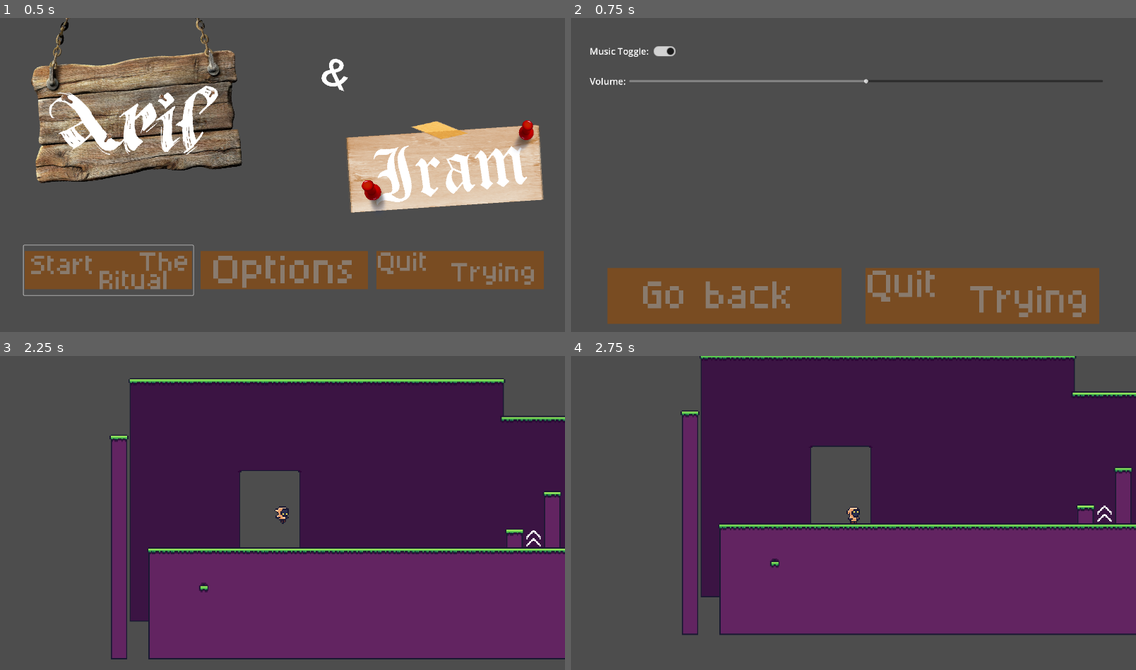
Above: before the commit, frames 1-4 (two rows, left to right).
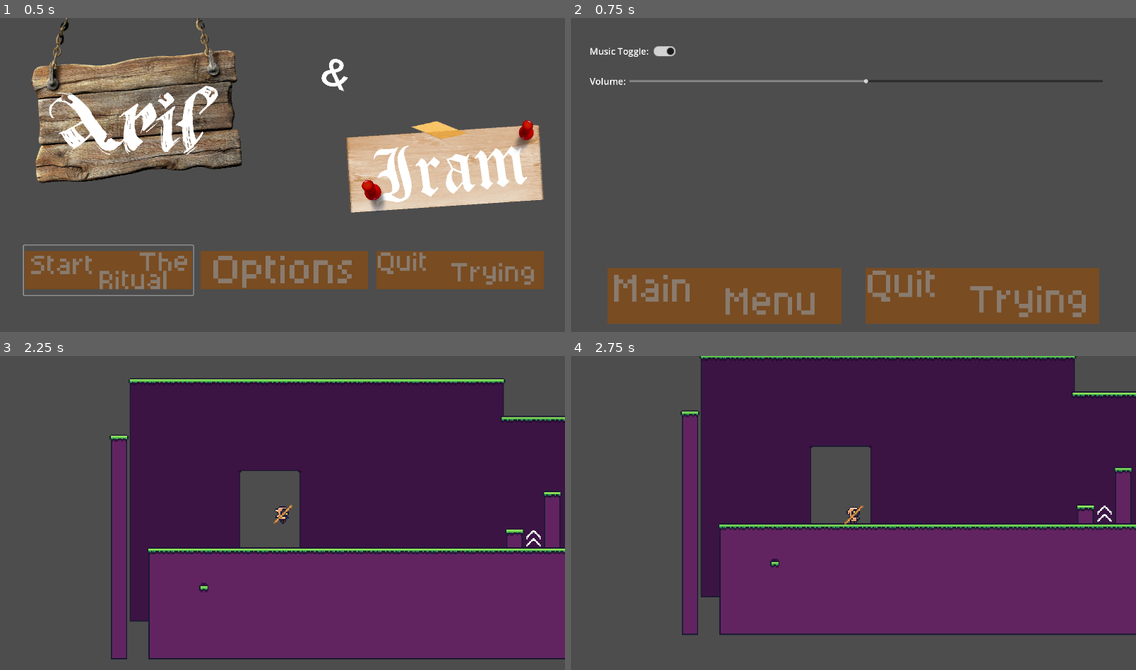
Above: after the commit, the same moments.

Repository: roquesystemexe/aril-and-iram
Game: Godot game, scene res://Scenes/Menus/main_menu.tscn
Two runs of this game, one before a commit and one after it. Both use one fixed random seed, a clock stepped at 60 frames per second and the inputs below.
Inputs (mouse positions are in pixels of both pictures, inside the frame that each line leads up to):
- Up to frame 1 (0.5 s): no input
- Up to frame 2 (0.75 s): click (853, 269) at 0.5 s
- Up to frame 3 (2.25 s): click (152, 635) at 1.25 s; click (107, 607) at 2 s
- Up to frame 4 (2.75 s): no input

Frame 1 is identical in both runs. In frame 2, 1.5% of the frame differs, in the area x 7-44%, y 81-95%; in frame 3, less than 0.1%; in frame 4, less than 0.1%.

Commit message:
Fixed Options Menu bugs

Diff:
--- a/Scenes/Enemies/enemy_general.tscn
+++ b/Scenes/Enemies/enemy_general.tscn
@@ -7,7 +7,10 @@
 radius = 5.0
 height = 16.0
 
-[node name="EnemyGeneral" type="CharacterBody2D" unique_id=554985607]
+[sub_resource type="RectangleShape2D" id="RectangleShape2D_frmmx"]
+size = Vector2(10, 14)
+
+[node name="EnemyGeneral" type="CharacterBody2D" unique_id=554985607 groups=["enemies"]]
 script = ExtResource("1_73c5o")
 
 [node name="CollisionShape2D" type="CollisionShape2D" parent="." unique_id=523410548]
@@ -18,3 +21,8 @@
 offset = Vector2(2, 0)
 region_enabled = true
 region_rect = Rect2(0, 0, 16, 16)
+
+[node name="Hitbox" type="Area2D" parent="." unique_id=1833491017]
+
+[node name="CollisionShape2D" type="CollisionShape2D" parent="Hitbox" unique_id=1580748041]
+shape = SubResource("RectangleShape2D_frmmx")
--- a/Scenes/Levels/TestLevel.tscn
+++ b/Scenes/Levels/TestLevel.tscn
@@ -269,7 +269,7 @@
 physics_layer_0/collision_layer = 1
 sources/3 = SubResource("TileSetAtlasSource_7tsvb")
 
-[node name="TestLevel" type="Node2D" unique_id=893113129]
+[node name="TestLevel" type="Node2D" unique_id=893113129 groups=["Level"]]
 script = ExtResource("1_7e5cw")
 
 [node name="VisLayer0" type="Control" parent="." unique_id=1752024466]
@@ -304,12 +304,12 @@
 texture_filter = 1
 position = Vector2(27, 242)
 
-[node name="player" parent="VisLayer1" unique_id=705346385 instance=ExtResource("3_o0omn")]
-position = Vector2(-653, 157)
-
 [node name="Amogus2" parent="VisLayer1" unique_id=1074480416 instance=ExtResource("8_1mv4x")]
 texture_filter = 1
 position = Vector2(1259, -142)
+
+[node name="player" parent="VisLayer1" unique_id=705346385 instance=ExtResource("3_o0omn")]
+position = Vector2(-653, 157)
 
 [node name="VisLayer2" type="Control" parent="." unique_id=395179506]
 layout_mode = 3
@@ -431,8 +431,6 @@
 visible = false
 offset_right = 0.0
 offset_bottom = 0.0
-grow_horizontal = 2
-grow_vertical = 2
 
 [node name="DebugMonitor" parent="." unique_id=1065116645 instance=ExtResource("13_buhu8")]
 scale = Vector2(4, 4)
--- a/Scenes/Menus/Options.tscn
+++ b/Scenes/Menus/Options.tscn
@@ -3,6 +3,7 @@
 [ext_resource type="Script" uid="uid://c7c4b74uxc8s5" path="res://Scripts/Handlers/options.gd" id="1_m4ch3"]
 [ext_resource type="Texture2D" uid="uid://bho3r5025r4vw" path="res://Sprites/MainMenuButton.png" id="2_0yfcm"]
 [ext_resource type="Texture2D" uid="uid://ckjfj0v7ff2gi" path="res://Sprites/QuitButton.png" id="2_kdaex"]
+[ext_resource type="Texture2D" uid="uid://dy4tevbj857ug" path="res://Sprites/GoBackButton.png" id="3_3mkek"]
 
 [node name="Options" type="Control" unique_id=639871782]
 process_mode = 3
@@ -82,6 +83,15 @@
 icon_alignment = 1
 expand_icon = true
 
+[node name="GoBackButton" type="Button" parent="HBoxContainer" unique_id=198822945]
+visible = false
+layout_mode = 2
+size_flags_horizontal = 3
+icon = ExtResource("3_3mkek")
+flat = true
+icon_alignment = 1
+expand_icon = true
+
 [node name="ExitButton" type="Button" parent="HBoxContainer" unique_id=1511111426]
 layout_mode = 2
 size_flags_horizontal = 3
@@ -95,4 +105,5 @@
 [connection signal="toggled" from="HBoxMusicToggle/MusicToggle" to="." method="_on_music_toggle_toggled"]
 [connection signal="value_changed" from="HBoxVolume/HSlider" to="." method="_on_volume_changed"]
 [connection signal="pressed" from="HBoxContainer/MainMenuButton" to="." method="_on_main_menu_button_pressed"]
+[connection signal="pressed" from="HBoxContainer/GoBackButton" to="." method="_on_go_back_button_pressed"]
 [connection signal="pressed" from="HBoxContainer/ExitButton" to="." method="_on_exit_button_pressed"]
--- a/Scenes/Player.tscn
+++ b/Scenes/Player.tscn
@@ -3,6 +3,7 @@
 [ext_resource type="Script" uid="uid://cflwjsunhopka" path="res://Scripts/Handlers/player_movement.gd" id="1_ghtyb"]
 [ext_resource type="Script" uid="uid://by8m8uanixh4w" path="res://Scripts/Handlers/player_animator.gd" id="2_gntrk"]
 [ext_resource type="Texture2D" uid="uid://mrtptn76g246" path="res://Sprites/player.png" id="2_kyqiw"]
+[ext_resource type="PackedScene" uid="uid://cvsroqu45iugt" path="res://Scenes/Weapons/weapon.tscn" id="4_dewec"]
 
 [sub_resource type="Animation" id="Animation_kyqiw"]
 length = 0.001
@@ -100,7 +101,7 @@
 radius = 5.0
 height = 14.0
 
-[node name="player" type="CharacterBody2D" unique_id=705346385]
+[node name="player" type="CharacterBody2D" unique_id=705346385 groups=["player"]]
 collision_layer = 128
 slide_on_ceiling = false
 script = ExtResource("1_ghtyb")
@@ -129,3 +130,5 @@
 zoom = Vector2(4, 4)
 position_smoothing_speed = 10.0
 rotation_smoothing_speed = 10.0
+
+[node name="Weapon" parent="." unique_id=273124045 instance=ExtResource("4_dewec")]
--- /dev/null
+++ b/Scenes/Weapons/weapon.tscn
@@ -0,0 +1,43 @@
+[gd_scene format=3 uid="uid://cvsroqu45iugt"]
+
+[ext_resource type="Texture2D" uid="uid://bv4t4qrvafres" path="res://Sprites/toothpick.png" id="1_er6cq"]
+[ext_resource type="Script" uid="uid://ity6twpwy4n8" path="res://Scripts/Weapons/weapon_manager.gd" id="1_qv81b"]
+[ext_resource type="Texture2D" uid="uid://bs3m4cxgm0tmp" path="res://Sprites/axe.png" id="3_e1ly8"]
+[ext_resource type="Texture2D" uid="uid://f3cie4mc44qe" path="res://Sprites/mace.png" id="4_l036s"]
+[ext_resource type="Texture2D" uid="uid://boubwohdturdc" path="res://Sprites/HitZone.png" id="5_7imee"]
+
+[sub_resource type="RectangleShape2D" id="RectangleShape2D_mql6x"]
+
+[node name="Weapon" type="Node2D" unique_id=273124045]
+script = ExtResource("1_qv81b")
+toothpick_texture = ExtResource("1_er6cq")
+axe_texture = ExtResource("3_e1ly8")
+mace_texture = ExtResource("4_l036s")
+
+[node name="Sprite2D" type="Sprite2D" parent="." unique_id=64136606]
+texture_filter = 1
+
+[node name="AttackTimer" type="Timer" parent="." unique_id=1408299157]
+one_shot = true
+
+[node name="CooldownTimer" type="Timer" parent="." unique_id=816663681]
+one_shot = true
+
+[node name="AttackPreview" type="Node2D" parent="." unique_id=1998518330]
+visible = false
+
+[node name="Pivot" type="Node2D" parent="AttackPreview" unique_id=1387109897]
+
+[node name="Sprite2D" type="Sprite2D" parent="AttackPreview/Pivot" unique_id=1426250475]
+texture_filter = 1
+position = Vector2(-2.3841858e-07, 2.3841858e-07)
+scale = Vector2(0.625, 0.625)
+texture = ExtResource("5_7imee")
+
+[node name="Hitbox" type="Area2D" parent="." unique_id=914637125]
+collision_mask = 3
+
+[node name="CollisionShape2D" type="CollisionShape2D" parent="Hitbox" unique_id=1324065113]
+shape = SubResource("RectangleShape2D_mql6x")
+
+[connection signal="timeout" from="CooldownTimer" to="." method="_on_cooldown_timer_timeout"]
--- a/Scripts/Enemies/enemy_general.gd
+++ b/Scripts/Enemies/enemy_general.gd
@@ -1,11 +1,31 @@
 extends CharacterBody2D
 
+enum EnemyType { GOOBER, SPEARMAN }
+@onready var sprite: Sprite2D = $Sprite2D
+@onready var hitbox: Area2D = $Hitbox
 
+@onready var player: CharacterBody2D = get_tree().get_first_node_in_group("player")
+
+# ================================ TEXTURES =========================== #
+@export var goober_texture: Texture2D 									#
+@export var spearman_texture: Texture2D									#
+# ===================================================================== #
+
+var can_attack := true
+var attack_cooldown := 0.0
+var cooldown_left := 0.0
 const SPEED = 125.0
 const JUMP_VELOCITY = -250.0
 
 
+
 func _physics_process(delta: float) -> void:
+	if !can_attack:
+		cooldown_left = max(cooldown_left - delta, 0.0)
+
+
+
+
 	# Add the gravity.
 	if not is_on_floor():
 		velocity += get_gravity() * delta
--- a/Scripts/Handlers/options.gd
+++ b/Scripts/Handlers/options.gd
@@ -4,16 +4,33 @@
 
 func _ready() -> void:
 	$HBoxVolume/HSlider.value = GameManager.music_volume
-	print(GameManager.music_volume)
+	#print(GameManager.music_volume)
 
 func _process(_delta: float) -> void:
 	$HBoxMusicToggle/MusicToggle.button_pressed = GameManager.music_toggled
 
+func _is_in_level() -> bool:
+	var current_scene := get_tree().current_scene
+	return current_scene != null and current_scene.is_in_group("Level")
+
+func open_menu() -> void:
+	var current_scene := get_tree().current_scene
+
+	if _is_in_level():
+		get_tree().paused = true
+
+	$HBoxContainer/GoBackButton.visible = _is_in_level()
+	visible = true
+
+func close_menu() -> void:
+	get_tree().paused = false
+	visible = false
+
 func toggle_menu() -> void:
-	if scene_file_path != "res://Scenes/Menus/main_menu.tscn":
-		var is_paused = get_tree().paused
-		get_tree().paused = !is_paused
-		visible = !is_paused
+	if visible:
+		close_menu()
+	else:
+		open_menu()
 
 func _on_music_toggle_toggled(toggled_on: bool) -> void:
 	# Use AudioServer to set the mute state
@@ -29,8 +46,7 @@
 	get_tree().quit()
 
 func _unhandled_input(_event: InputEvent) -> void:
-	# Use the same input detection as your handler
-	if input_handler._pause() and visible:
+	if input_handler._pause() and visible and _is_in_level():
 		toggle_menu()
 		get_viewport().set_input_as_handled()
 
@@ -40,3 +56,13 @@
 	AudioServer.set_bus_volume_linear(bus_index, value/100)
 	$HBoxVolume/HSlider.value = value
 	GameManager.music_volume = value
+
+
+func _on_go_back_button_pressed() -> void:
+	toggle_menu()
+
+func show_button(button: Button) -> void:
+	button.set_visible(true)
+
+func hide_button(button: Button) -> void:
+	button.set_visible(false)
--- a/Scripts/Levels/test_level_script.gd
+++ b/Scripts/Levels/test_level_script.gd
@@ -12,7 +12,6 @@
 		restart()
 
 	if input_handler._pause() and !get_tree().paused:
-		get_tree().paused = true
-		$CanvasLayer/Options.visible = true
+		$CanvasLayer/Options.open_menu()
 		get_viewport().set_input_as_handled()
 		$CanvasLayer/Options/HBoxContainer/MainMenuButton.grab_focus()
--- /dev/null
+++ b/Scripts/Weapons/weapon_manager.gd
@@ -0,0 +1,231 @@
+extends Node2D
+class_name WeaponManager
+
+enum WeaponType { TOOTHPICK, AXE, MACE }
+
+@onready var sprite: Sprite2D = $Sprite2D
+@onready var hitbox: Area2D = $Hitbox
+@onready var collision: CollisionShape2D = $Hitbox/CollisionShape2D
+@onready var cooldown_timer: Timer = $CooldownTimer
+@onready var preview: Node2D = $AttackPreview
+
+# 🔥 IMPORTANT: who is using this weapon (player or enemy)
+var attacker: CharacterBody2D
+
+@export var toothpick_texture: Texture2D
+@export var axe_texture: Texture2D
+@export var mace_texture: Texture2D
+
+@export var attack_range := 120.0
+@export var toothpick_cooldown := 0.2
+@export var axe_cooldown := 0.6
+@export var mace_cooldown := 1.5
+
+var hit_targets: Array = []
+
+var weapon_type: WeaponType
+var can_attack := true
+
+var cooldown_time := 0.0
+var cooldown_left := 0.0
+
+var impact_point: Vector2
+var last_attack_rotation := 0.0
+var idle_rotation := 0.0
+
+
+func _ready():
+	hitbox.monitoring = false
+	hitbox.body_entered.connect(_on_hit_enter)
+	hitbox.body_exited.connect(_on_hit_exit)
+	update_weapon()
+
+
+func _process(delta):
+	if !can_attack:
+		cooldown_left = max(cooldown_left - delta, 0.0)
+
+
+# --------------------------------------------------
+# ATTACKER SETUP
+# --------------------------------------------------
+func set_attacker(new_attacker: CharacterBody2D):
+	attacker = new_attacker
+
+
+# --------------------------------------------------
+# HIT TRACKING
+# --------------------------------------------------
+func _on_hit_enter(body: CharacterBody2D):
+	if body == attacker:
+		return
+	if attacker.is_in_group("enemies") and body.is_in_group("enemies"):
+		return
+
+	if attacker.is_in_group("player") and body.is_in_group("player"):
+		return
+
+	if body.has_method("take_damage"):
+		hit_targets.append(body)
+
+
+func _on_hit_exit(body):
+	if body.has_method("take_damage"):
+		hit_targets.erase(body)
+
+
+# --------------------------------------------------
+# WEAPON TYPE
+# --------------------------------------------------
+func set_weapon_type(new_type: WeaponType):
+	weapon_type = new_type
+	update_weapon()
+
+
+func update_weapon():
+	match weapon_type:
+		WeaponType.TOOTHPICK:
+			sprite.texture = toothpick_texture
+
+		WeaponType.AXE:
+			sprite.texture = axe_texture
+
+		WeaponType.MACE:
+			sprite.texture = mace_texture
+
+
+# --------------------------------------------------
+# ATTACK CORE (NOW ATTACKER-BASED)
+# --------------------------------------------------
+func attack(target_position: Vector2):
+	if !can_attack or attacker == null:
+		return
+
+	can_attack = false
+
+	var origin = attacker.global_position
+	var to_target = target_position - origin
+
+	var direction = to_target.normalized()
+	var clamped_distance = min(to_target.length(), attack_range)
+
+	impact_point = origin + direction * clamped_distance
+	last_attack_rotation = direction.angle()
+
+	global_rotation = last_attack_rotation
+	sprite.flip_v = direction.x < 0
+
+	match weapon_type:
+		WeaponType.TOOTHPICK:
+			cooldown_time = toothpick_cooldown
+			_toothpick_attack()
+
+		WeaponType.AXE:
+			cooldown_time = axe_cooldown
+			_axe_attack()
+
+		WeaponType.MACE:
+			cooldown_time = mace_cooldown
+			_mace_attack()
+
+	cooldown_left = cooldown_time
+	cooldown_timer.start(cooldown_time)
+
+	show_attack_preview()
+
+
+# --------------------------------------------------
+# ATTACK TYPES
+# --------------------------------------------------
+func _toothpick_attack():
+	var shape = RectangleShape2D.new()
+	shape.size = Vector2(50, 10)
+
+	collision.shape = shape
+	hitbox.global_position = impact_point
+	hitbox.global_rotation = global_rotation
+
+	_enable_hitbox(0.1, 10)
+
+
+func _axe_attack():
+	var shape = RectangleShape2D.new()
+	shape.size = Vector2(90, 40)
+
+	collision.shape = shape
+	hitbox.global_position = impact_point
+	hitbox.global_rotation = global_rotation
+
+	_enable_hitbox(0.25, 30)
+
+
+func _mace_attack():
+	var shape = CircleShape2D.new()
+	shape.radius = 100
+
+	collision.shape = shape
+	hitbox.global_position = impact_point
+	hitbox.global_rotation = global_rotation
+
+	_enable_hitbox(0.4, 50)
+
+
+# --------------------------------------------------
+# HIT RESOLUTION
+# --------------------------------------------------
+func _enable_hitbox(duration: float, damage: int):
+	var final_damage = damage
+
+	if attacker != null and attacker.is_in_group("enemy"):
+		final_damage = int(damage * 0.1)  # 40% enemy damage
+	hitbox.monitoring = true
+
+	await get_tree().create_timer(duration).timeout
+
+	for target in hit_targets:
+		if target != null:
+			target.take_damage(final_damage)
+
+	hitbox.monitoring = false
+	hit_targets.clear()
+
+	global_rotation = idle_rotation
+	sprite.flip_v = false
+
+
+# --------------------------------------------------
+# COOLDOWN
+# --------------------------------------------------
+func _on_cooldown_timer_timeout():
+	can_attack = true
+
+
+func get_cooldown_progress() -> float:
+	if cooldown_time == 0:
+		return 0.0
+	return cooldown_left / cooldown_time
+
+
+# --------------------------------------------------
+# VISUAL PREVIEW (PLAYER ONLY OPTIONAL)
+# --------------------------------------------------
+func show_attack_preview():
+	if attacker != null and attacker.is_in_group("enemy"):
+		return # enemies don't need preview UI
+
+	preview.visible = true
+	preview.global_position = impact_point
+	preview.global_rotation = global_rotation
+
+	match weapon_type:
+		WeaponType.TOOTHPICK:
+			preview.scale = Vector2(0.4, 0.2)
+
+		WeaponType.AXE:
+			preview.scale = Vector2(1.2, 0.6)
+
+		WeaponType.MACE:
+			preview.scale = Vector2(1.8, 1.0)
+
+	await get_tree().create_timer(0.08).timeout
+	preview.visible = false
--- a/project.godot
+++ b/project.godot
@@ -38,6 +38,9 @@
 [global_group]
 
 pickups=""
+player=""
+enemies=""
+Level=""
 
 [input]
 
Not shown, added: Scripts/Weapons/weapon_manager.gd.uid
Binary file added: Sprites/GoBackButton.png
Not shown, added: Sprites/GoBackButton.png.import
Binary file added: Sprites/HitZone.png
Not shown, added: Sprites/HitZone.png.import
Binary file changed: Sprites/MainMenuButton.png
Binary file added: Sprites/axe.png
Not shown, added: Sprites/axe.png.import
Binary file added: Sprites/mace.png
Not shown, added: Sprites/mace.png.import
Binary file added: Sprites/toothpick.png
Not shown, added: Sprites/toothpick.png.import
(and 1 more such lines)
